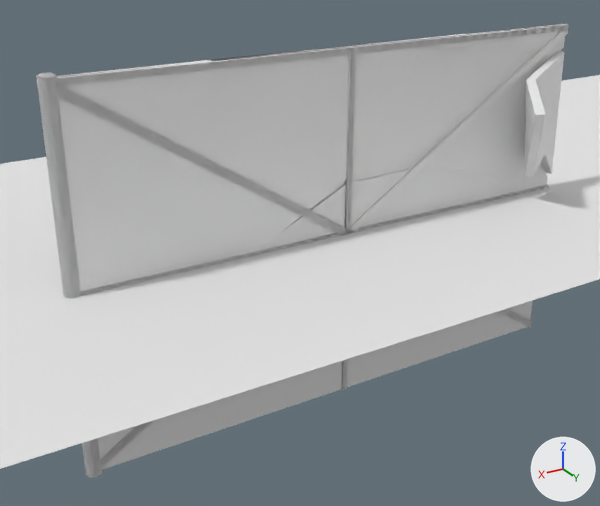
A saved change to the Blender file Clockwork/Assets/Content/Enviroment/Walls.blend.
Rendered twice from a 50 mm lens placed at (20.65, 18.53, 8.94), pointed at (9.54, 0.01, -0.32). Every picture has the same lights, and +X, +Y and +Z are marked at lower right.

Script lines for the objects in view, before the commit:
```python
me_cube = bpy.data.meshes.new('Cube')
me_cube.from_pydata(...)  # 26 vertices, 12 faces; spans x -100.0..100.0, y -12.0..6.0, z 0.0
me_cube.materials.append(mat_floor)  # white #e7e7e7
me_gear = bpy.data.meshes.new('Gear')
me_gear.from_pydata(...)  # 105 vertices, 69 faces; spans x 0.0..16.2, y -5.3..5.4, z -0.2..0.2
me_gear.materials.append(mat_wall)  # white #e7e7e7
me_gear_001 = bpy.data.meshes.new('Gear.001')
me_gear_001.from_pydata(...)  # 171 vertices, 130 faces; spans x -0.1..16.2, y -5.3..5.4, z -2.0..0.7
me_gear_001.materials.append(mat_wall)  # white #e7e7e7
ob_floor = bpy.data.objects.new('Floor', me_cube)
ob_floor.location = (0.0, 0.0, 0.0)
ob_wall_01 = bpy.data.objects.new('Wall_01', me_gear)
ob_wall_01.location = (0.0, 0.0, 0.0)
ob_wall_01.rotation_euler = (1.571, 0.0, 0.0)  # degrees (90, 0, 0)
_m = ob_wall_01.modifiers.new('EdgeSplit', 'EDGE_SPLIT')
_m.use_edge_angle = False
ob_wall_02 = bpy.data.objects.new('Wall_02', me_gear_001)
ob_wall_02.location = (0.0, 0.0, 0.0)
ob_wall_02.rotation_euler = (1.571, 0.0, 0.0)  # degrees (90, 0, 0)
_m = ob_wall_02.modifiers.new('EdgeSplit', 'EDGE_SPLIT')
_m.use_edge_angle = False
```
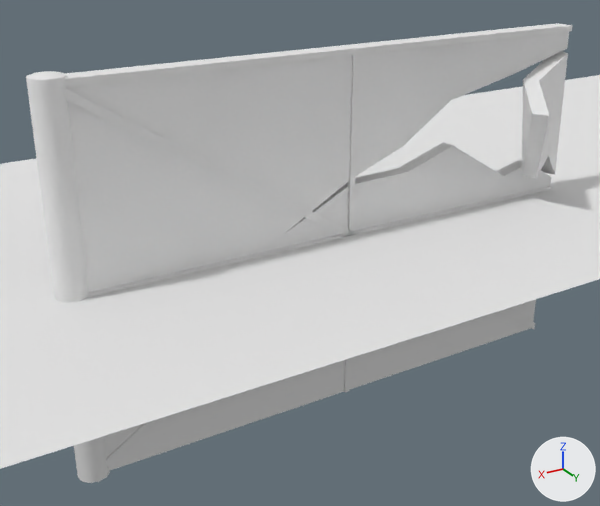
The change in detail:
me_gear_001 is used by ob_wall_02; location (0.0, 0.0, 0.0); rotation (1.571, 0.0, 0.0), in degrees (90, 0, 0).
me_gear_001 had 171 vertices, 130 faces and spanned x -0.1..16.2, y -5.3..5.4, z -2.0..0.7.
me_gear_001 now has 171 vertices, 130 faces and spans x -0.1..16.4, y -5.3..5.4, z -2.2..0.9.
me_gear_001 part 1: the loose piece of 37 vertices spanning x 15.8..16.2, y -5.3..5.4, z -0.2..0.2 is scaled about its middle by (2, 1, 2).
me_gear_001 part 2: the loose piece of 12 vertices spanning x 0.0..16.0, y -0.1..0.1, z -0.2..0.2 is scaled about its middle by (1, 1, 1.95).
me_gear_001 part 3: the loose piece of 12 vertices spanning x 8.0..16.0, y -5.3..0.1, z -0.2..0.2 is scaled about its middle by (1, 1, 1.95).
me_gear_001 part 4: the loose piece of 12 vertices spanning x 0.0..16.0, y -5.3..5.3, z -0.2..0.2 is scaled about its middle by (1, 1, 1.95).
me_gear_001 part 5: the loose piece of 12 vertices spanning x 7.9..8.1, y -5.2..5.2, z -0.2..0.2 is scaled about its middle by (1, 1, 1.95).
me_gear_001 part 6: the loose piece of 12 vertices spanning x 0.0..16.0, y 5.1..5.3, z -0.2..0.2 is scaled about its middle by (1, 1, 1.85).
me_gear_001 part 7: 29 of the vertices in x -0.1..10.3, y -0.1..5.2, z -2.0..0.6 are moved by (0.0, 0.0, -0.1).
me_gear_001 part 8: 5 of the vertices in x 0.0..8.0, y -5.2, z -0.1 are moved by (0.0, 0.0, -0.1).
me_gear_001 part 9: 2 of the vertices in x 15.6..16.0, y -5.2, z -0.1 are moved by (0.0, 0.0, -0.1).
me_gear_001 part 10: 29 of the vertices in x 0.0..10.3, y -0.1..5.2, z -1.8..0.7 are moved by (0.0, 0.0, 0.1).
me_gear is used by ob_wall_01; location (0.0, 0.0, 0.0); rotation (1.571, 0.0, 0.0), in degrees (90, 0, 0).
me_gear had 105 vertices, 69 faces and spanned x 0.0..16.2, y -5.3..5.4, z -0.2..0.2.
me_gear now has 105 vertices, 69 faces and spans x 0.0..16.4, y -5.3..5.4, z -0.4..0.4.
me_gear part 11: the loose piece of 12 vertices spanning x 0.0..16.0, y -0.1..0.1, z -0.2..0.2 is scaled about its middle by (1, 1, 2.14).
me_gear part 12: the loose piece of 12 vertices spanning x 7.9..8.1, y -5.2..5.2, z -0.2..0.2 is turned 57.3 degrees about the z axis through its middle and scaled by 1.82.
me_gear part 13: the loose piece of 12 vertices spanning x 0.0..16.0, y 5.1..5.3, z -0.2..0.2 is scaled about its middle by (1, 1, 2.14).
Part 14, on me_gear:
64 vertices are removed from x 0.0..16.2, y -5.3..5.4, z -0.2..0.2.
51 faces are deleted.
2 vertices move within x 16.0, y -5.2..5.2, z 0.2.
28 vertices are added at x 0.0..16.4, y -5.3..5.4, z -0.4..0.4.
12 new vertices lie (0.0, 10.6, 0.0) away from vertices in x 15.6..16.4, y -5.3, z -0.4..0.4.
39 new faces join them, smooth.
Object 'Wall_01' (ob_wall_01) is now hidden.

Location of each change, [x1, y1, x2, y2] in pixels of the pictures (600 x 506 px; the box of a moved part takes in the faces that stretch with it):
'Wall_02', reshaped (8% wider): before [58, 32, 565, 470]; after [26, 23, 572, 483]
'Wall_01', hidden: before [36, 24, 569, 478]
part 1 of me_gear_001, moved or reshaped (not visible before): after [26, 71, 110, 483]
part 2 of me_gear_001, moved or reshaped (not visible before): after [88, 186, 552, 297]
part 3 of me_gear_001, moved or reshaped: before [99, 230, 349, 470]; after [106, 232, 351, 468]
part 4 of me_gear_001, moved or reshaped (not visible before): after [65, 88, 535, 329]
part 5 of me_gear_001, moved or reshaped (not visible before): after [344, 50, 359, 392]
part 6 of me_gear_001, moved or reshaped (not visible before): after [64, 23, 572, 87]
part 7 of me_gear_001, moved or reshaped: before [280, 32, 565, 235]; after [282, 32, 569, 237]
part 8 of me_gear_001, moved or reshaped: before [347, 300, 533, 387]; after [350, 299, 536, 389]
part 9 of me_gear_001, moved or reshaped: before [110, 234, 342, 467]; after [112, 236, 345, 470]
part 10 of me_gear_001, moved or reshaped: before [282, 51, 564, 232]; after [283, 51, 568, 235]
part 11 of me_gear, moved or reshaped (not visible afterwards): before [80, 185, 549, 296]
part 12 of me_gear, moved or reshaped (not visible afterwards): before [341, 50, 356, 390]
part 13 of me_gear, moved or reshaped (not visible afterwards): before [55, 24, 569, 86]
part 14 of me_gear, moved or reshaped (not visible afterwards): before [36, 24, 569, 478]
